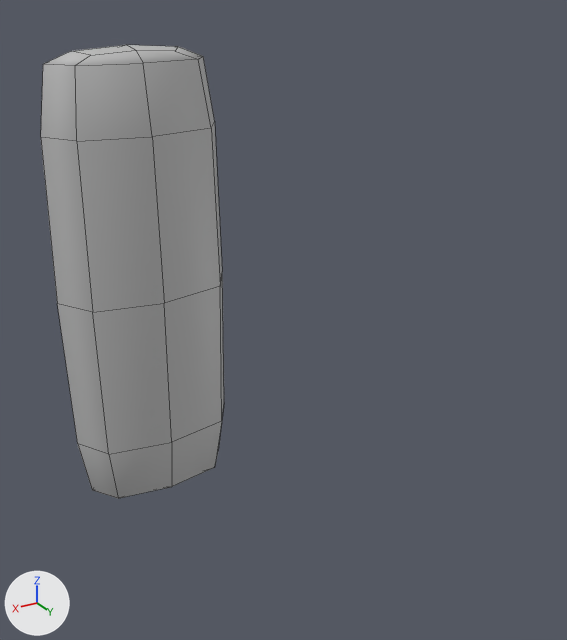
Before and after pictures for a commit that changed the FBX model Assets/Meshes/Interactibles/SM_Switch_002.fbx.
One viewpoint serves both versions: a camera (50 mm lens) standing at (0.0862, 0.2335, 0.0929) and looking at (-0.013, 0.0682, 0.0103). Arrows for +X, +Y and +Z are at lower left; the lights stay in place. Mesh edges are drawn as thin lines. Where no turn or scale is listed for an object, it has been applied to the vertices.

The first picture shows 'SM_Switch_001'.
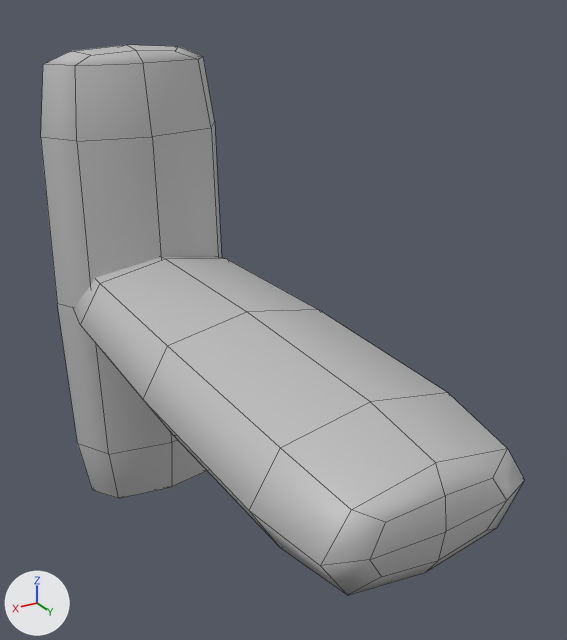
The newer file is also turned or shifted as a whole; pictures and numbers use the older file's frame.

Diff of the bpy script that builds the scene:
```diff
--- a/Assets/Meshes/Interactibles/SM_Switch_002.fbx.py
+++ b/Assets/Meshes/Interactibles/SM_Switch_002.fbx.py
@@ me_mesh @@
 me_mesh.from_pydata(...)  # 58 vertices, 56 faces; spans x -0.029..0.029, y -0.017..0.017, z -0.076..0.076
 # used by ob_sm_switch_001; location = (0.0, 0.0, 0.0)
+# me_mesh part 1: the loose piece of 58 vertices spanning x -0.029..0.029, y -0.017..0.017, z -0.076..0.076 is copied, and the copy is turned 90 degrees about the x axis through its middle, then moved by (0.0, 0.072, 0.0); it spans x -0.029..0.029, y -0.004..0.148, z -0.017..0.017
 me_mesh.materials.append(mat_m_room_001)
```

Changed parts and their boxes (x1, y1, x2, y2) in the pictures (567 x 640 px):
'SM_Switch_001', reshaped (164% wider, 21% taller): before (41, 45, 224, 498); after (41, 45, 525, 595)
part 1 of me_mesh, added: after (73, 256, 525, 595)
